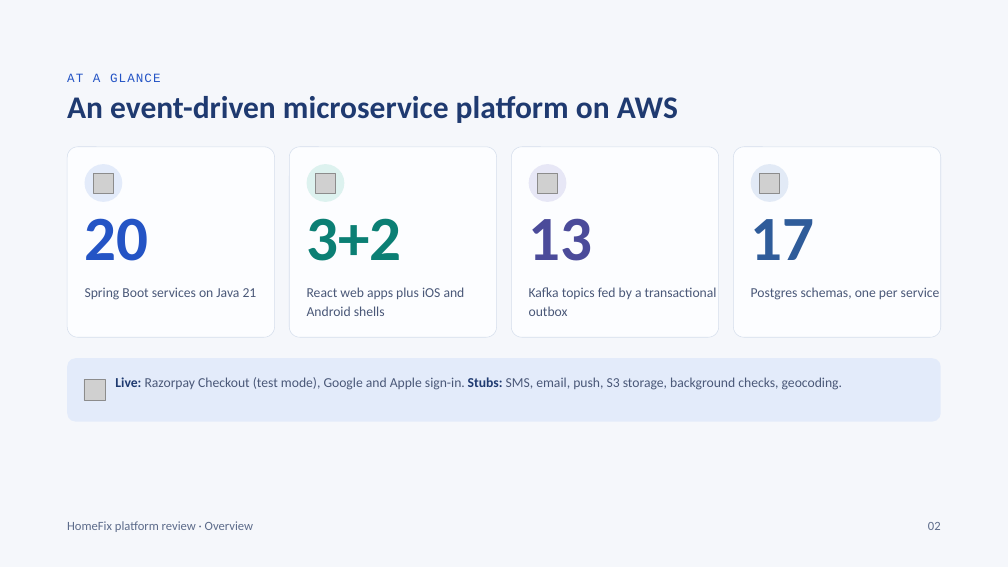
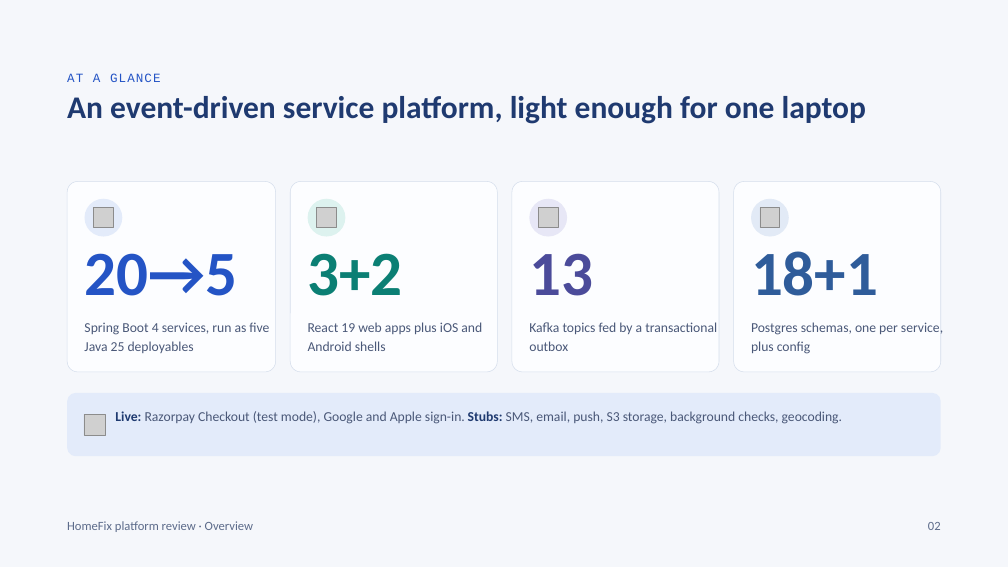
Before and after one commit to KripaGIT009/home-fix, a slide deck: slide 2 of docs/HomeFix_Design_Deck.pptx. Drawn at 1008x567 pixels with LibreOffice and Linux fonts; fonts in the diff are those of the drawing; grey boxes stand for pictures. Boxes give left, top, right and bottom in pixels: in the first picture for what was removed or moved away, otherwise in the second. Text is boxed around its words. In the diff, an @@ line names an element or a change of style, - is before the commit and + after.

```diff
--- a/docs/HomeFix_Design_Deck.pptx
+++ b/docs/HomeFix_Design_Deck.pptx
@@ text at bbox=[67, 96, 866, 124]: text changed @@
-An event-driven microservice platform on AWS
+An event-driven service platform, light enough for one laptop
@@ 5 pictures, 5 rounded rectangles, 4 texts, 4 ellipses: place and size @@
-5 pictures, 5 rounded rectangles, 4 texts, 4 ellipses at bbox=[67, 147, 941, 422]
+5 pictures, 5 rounded rectangles, 4 texts, 4 ellipses at bbox=[67, 181, 941, 457]
@@ text at bbox=[84, 253, 237, 296]: text changed @@
-20
+20→5
@@ text at bbox=[751, 251, 878, 296]: text changed @@
-17
+18+1
@@ text at bbox=[84, 322, 269, 353]: text changed @@
-Spring Boot services on Java 21
+Spring Boot 4 services, run as five Java 25 deployables
@@ text at bbox=[308, 322, 482, 351]: text changed @@
-React web apps plus iOS and Android shells
+React 19 web apps plus iOS and Android shells
@@ text at bbox=[751, 322, 943, 354]: text changed @@
-Postgres schemas, one per service
+Postgres schemas, one per service, plus config
```
Also in this commit, not shown: 26 other slides changed, 7 slides added, 2 slides removed, 8 other files.
